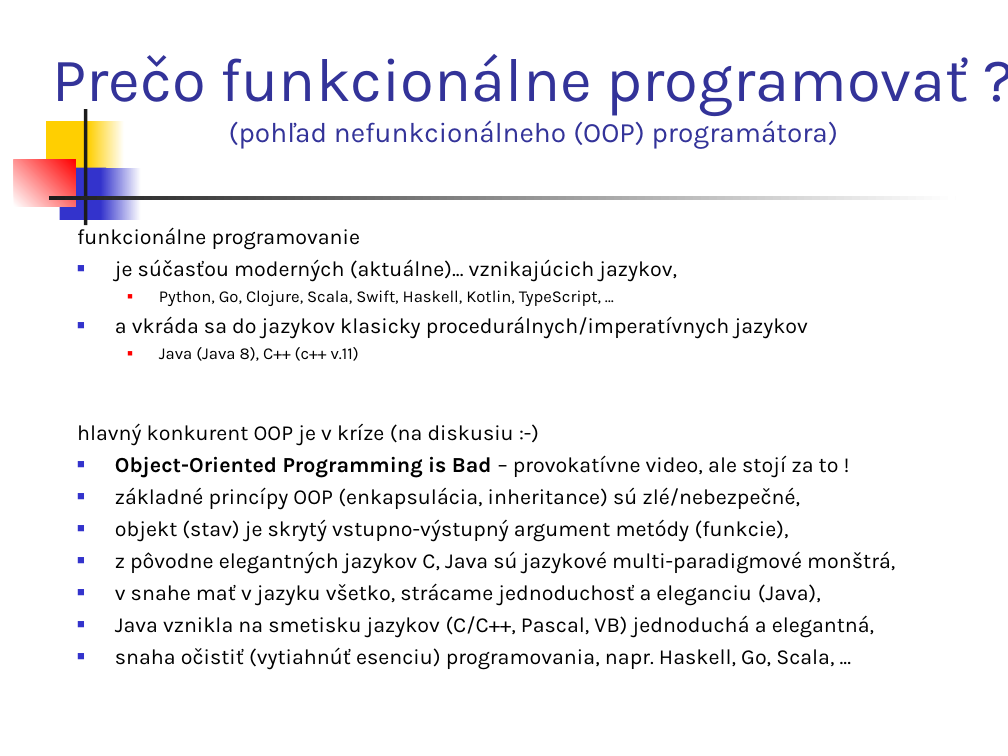
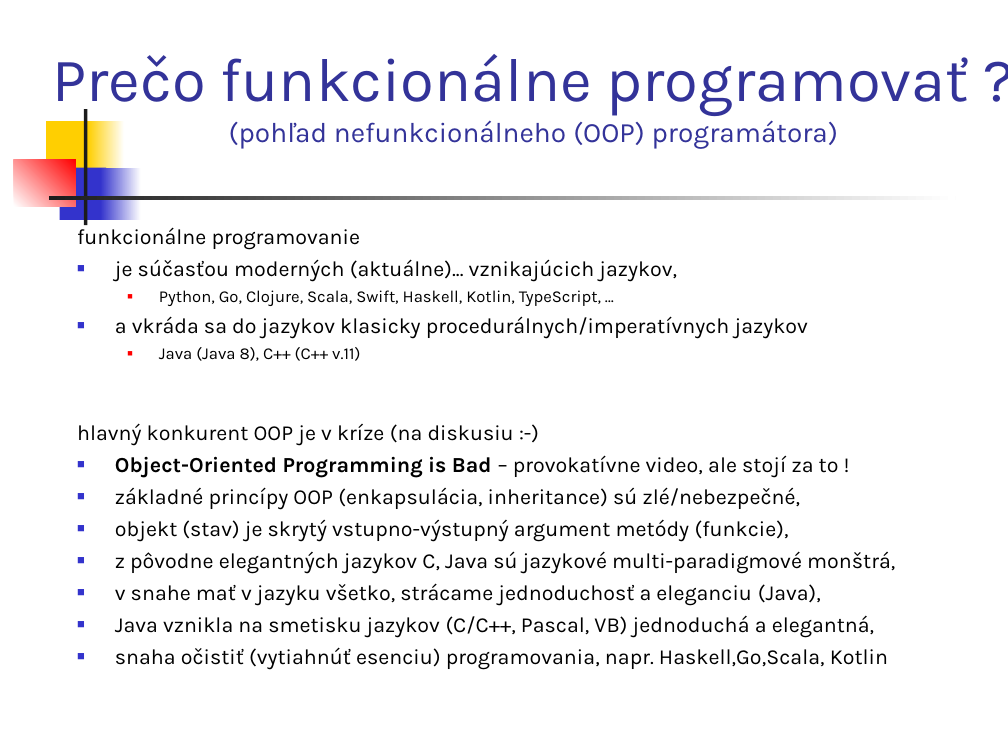
Before and after one commit to Funkcionalne/Prednasky, a slide deck: slide 3 of 01/01_fpro.ppt. Drawn at 1008x756 pixels with LibreOffice and Linux fonts; fonts in the diff are those of the drawing. Boxes give left, top, right and bottom in pixels: in the first picture for what was removed or moved away, otherwise in the second. Text is boxed around its words. In the diff, an @@ line names an element or a change of style, - is before the commit and + after.

```diff
--- a/01/01_fpro.ppt
+++ b/01/01_fpro.ppt
@@ text at bbox=[159, 347, 360, 361]: text changed @@
-  ■ Java (Java 8), C++ (c++ v.11)
+  ■ Java (Java 8), C++ (C++ v.11)
@@ text at bbox=[115, 647, 888, 670]: text changed @@
-■ snaha očistiť (vytiahnúť esenciu) programovania, napr. Haskell, Go, Scala, ...
+■ snaha očistiť (vytiahnúť esenciu) programovania, napr. Haskell,Go,Scala, Kotlin
```
Also in this commit, not shown: 1 other slide changed, 6 slides added, 7 other files.
